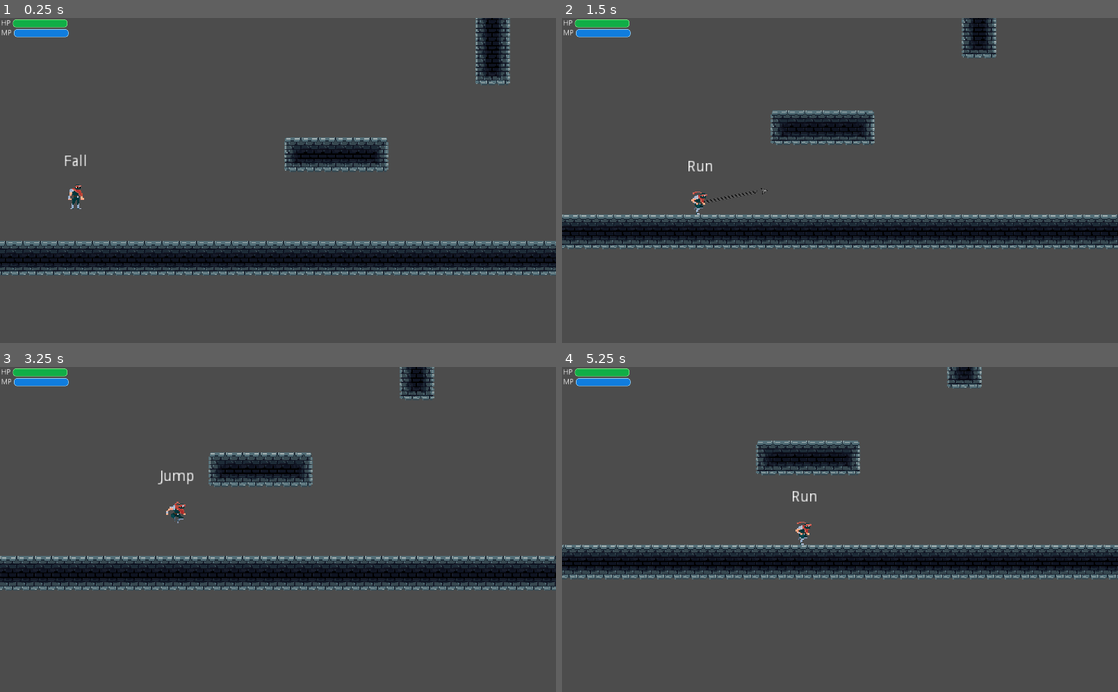
Above: before the commit, frames 1-4 (two rows, left to right).
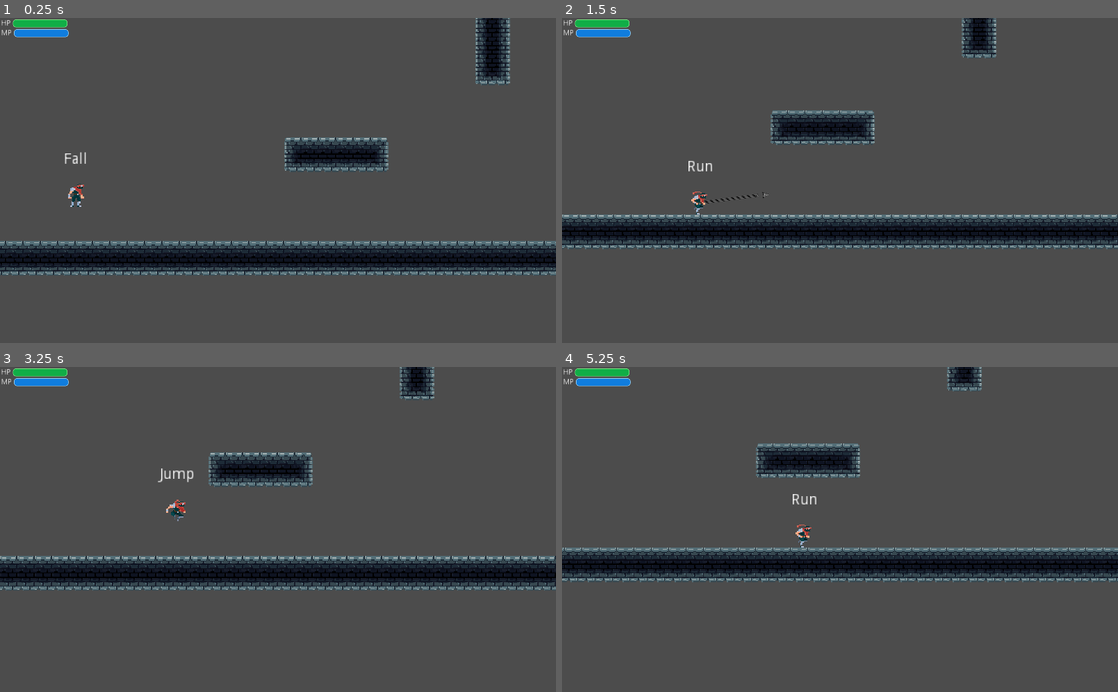
Above: after the commit, the same moments.

Repository: just-fun-f5/sticky_situation
Game: Godot game, scene res://src/Main/DEBBUG_PRISONER.tscn
Two runs of this game, one before a commit and one after it. Both use one fixed random seed, a clock stepped at 60 frames per second and the inputs below. This scene is started directly instead of the project's main scene.
Inputs (mouse positions are in pixels of both pictures, inside the frame that each line leads up to):
- Up to frame 1 (0.25 s): no input
- Up to frame 2 (1.5 s): tap Enter (ui_accept) at 0.5 s; move the mouse to (962, 164) at 0.52 s; hold D (move_right) from 0.53 s (still down); click (962, 164) at 0.6 s; tap W (jump) at 0.77 s; move the mouse to (728, 196) at 1.27 s; right-click (728, 196) at 1.35 s; click (728, 196) at 1.42 s
- Up to frame 3 (3.25 s): tap W (jump) at 1.52, 3.02 s; move the mouse to (333, 458) at 2.02 s; release D (move_right) at 2.03 s; hold A (move_left) 2.03-2.78 s; click (333, 458) at 2.1 s; move the mouse to (250, 594) at 2.77 s; hold D (move_right) from 2.78 s (still down); right-click (250, 594) at 2.85 s; click (250, 594) at 2.92 s
- Up to frame 4 (5.25 s): move the mouse to (1006, 578) at 3.52 s; click (1006, 578) at 3.6 s; tap W (jump) at 3.77, 4.52 s; move the mouse to (673, 480) at 4.27 s; release D (move_right) at 4.28 s; hold A (move_left) 4.28-5.03 s; right-click (673, 480) at 4.35 s; click (673, 480) at 4.42 s; move the mouse to (867, 529) at 5.02 s; hold D (move_right) from 5.03 s (still down); click (867, 529) at 5.1 s

The runs differ from the first frame. In frame 1, 0.1% of the frame differs, in the area x 11-16%, y 41-59%; in frame 2, 0.1%; in frame 3, 0.2%; in frame 4, 9.0%, in the area x 0-100%, y 0-67%.

Commit message:
Added control vars
HOOK & HOOKED in the PrisionerFSM

Hooked makes secure gravity is not applied and hook may be used in a further development of its state machine

Diff:
--- a/Sticky_Situation_GODOT/src/Actors/Prisoner/Chain.gd
+++ b/Sticky_Situation_GODOT/src/Actors/Prisoner/Chain.gd
@@ -2,6 +2,7 @@
 This script controls the chain.
 """
 extends Node2D
+onready var PFSM = $"../PrisonerFSM"
 onready var parent = get_parent()
 onready var links = $Links		# A slightly easier reference to the links
 var direction := Vector2(0,0)	# The direction in which the chain was shot
@@ -17,6 +18,10 @@
 var flying = false	# Whether the chain is moving through the air
 var hooked = false	# Whether the chain has connected to a wall
 var time = 0
+
+func _ready():
+	pass
+
 # shoot() shoots the chain in a given direction
 func shoot(dir: Vector2) -> void:
 	direction = dir.normalized()	# Normalize the direction and save it
@@ -27,6 +32,7 @@
 func release() -> void:
 	flying = false	# Not flying anymore
 	hooked = false	# Not attached anymore
+	PFSM.HOOKED_STATE(false)
 
 # Every graphics frame we update the visuals
 func _process(_delta: float) -> void:
@@ -48,16 +54,19 @@
 	$Tip.global_position = tip	# The player might have moved and thus updated the position of the tip -> reset it
 	if flying:
 		# `if move_and_collide()` always moves, but returns true if we did collide
+		PFSM.HOOK_STATE(true)
 		var collision = $Tip.move_and_collide(direction * SPEED * delta * 50)
 		if collision:
+			PFSM.HOOK_STATE(false)
 			var tile_pos = collision.collider.world_to_map(collision.position - collision.normal)
 #			tile_pos -= collision.normal
 			var tile = collision.collider.get_cellv(tile_pos)
 #			if tile == 0:
 			print(tile)
 #		devolver
-			if tile == 1:
+			if tile == 1 or tile == 0:
 				hooked = true	# Got something!
+				PFSM.HOOKED_STATE(true)
 				flying = false	# Not flying anymore
 #				print(collision.collider_id)
 			else:
--- a/Sticky_Situation_GODOT/src/Actors/Prisoner/Prisoner s.gd
+++ b/Sticky_Situation_GODOT/src/Actors/Prisoner/Prisoner s.gd
@@ -1,4 +1,3 @@
-#extends Entity
 extends KinematicBody2D
 
 const UP = Vector2.UP
--- a/Sticky_Situation_GODOT/src/Actors/Prisoner/Prisoner s.tscn
+++ b/Sticky_Situation_GODOT/src/Actors/Prisoner/Prisoner s.tscn
@@ -23,7 +23,7 @@
 [node name="AnimatedSprite2" parent="SlimeNode" instance=ExtResource( 4 )]
 position = Vector2( 0.256, -9 )
 scale = Vector2( 1.03934, 0.809918 )
-frame = 1
+frame = 7
 
 [node name="CollisionShape2D" type="CollisionShape2D" parent="."]
 shape = SubResource( 1 )
--- a/Sticky_Situation_GODOT/src/Actors/Prisoner/PrisonerFSM.gd
+++ b/Sticky_Situation_GODOT/src/Actors/Prisoner/PrisonerFSM.gd
@@ -2,6 +2,8 @@
 
 # Var error
 export var epsilon = 17
+var HOOKED = false
+var HOOK = false
 
 #Declare states
 func _ready():
@@ -9,8 +11,16 @@
 	add_state("run")
 	add_state("jump")
 	add_state("fall")
+	add_state("hook")
+	add_state("hooked")
 #	add_state("wall_slide")
 	call_deferred("set_state", states.idle)
+
+# Functions for HOOOK & HOOKED
+func HOOK_STATE(state):
+	HOOK = state
+func HOOKED_STATE(state):
+	HOOKED = state
 
 #Jump input
 func _input(event):
@@ -42,8 +52,9 @@
 func _state_logic(delta):
 	parent._update_move_direction()
 	parent._handle_move_input() # Calcular la vel hor
-	parent._apply_gravity(delta)
 	parent._apply_movement()
+	if not HOOKED:
+		parent._apply_gravity(delta)
 
 #Transition conditions
 func _get_transition(delta):
--- a/Sticky_Situation_GODOT/src/Actors/Slime/Slime2Animation.tscn
+++ b/Sticky_Situation_GODOT/src/Actors/Slime/Slime2Animation.tscn
@@ -5,6 +5,7 @@
 [sub_resource type="Animation" id=1]
 resource_name = "Eat"
 length = 0.72
+loop = true
 step = 0.12
 tracks/0/type = "value"
 tracks/0/path = NodePath("slime2:frame")
@@ -158,7 +159,7 @@
 texture = ExtResource( 1 )
 hframes = 6
 vframes = 9
-frame = 39
+frame = 6
 
 [node name="AnimationPlayer2" type="AnimationPlayer" parent="."]
 anims/Eat = SubResource( 1 )
